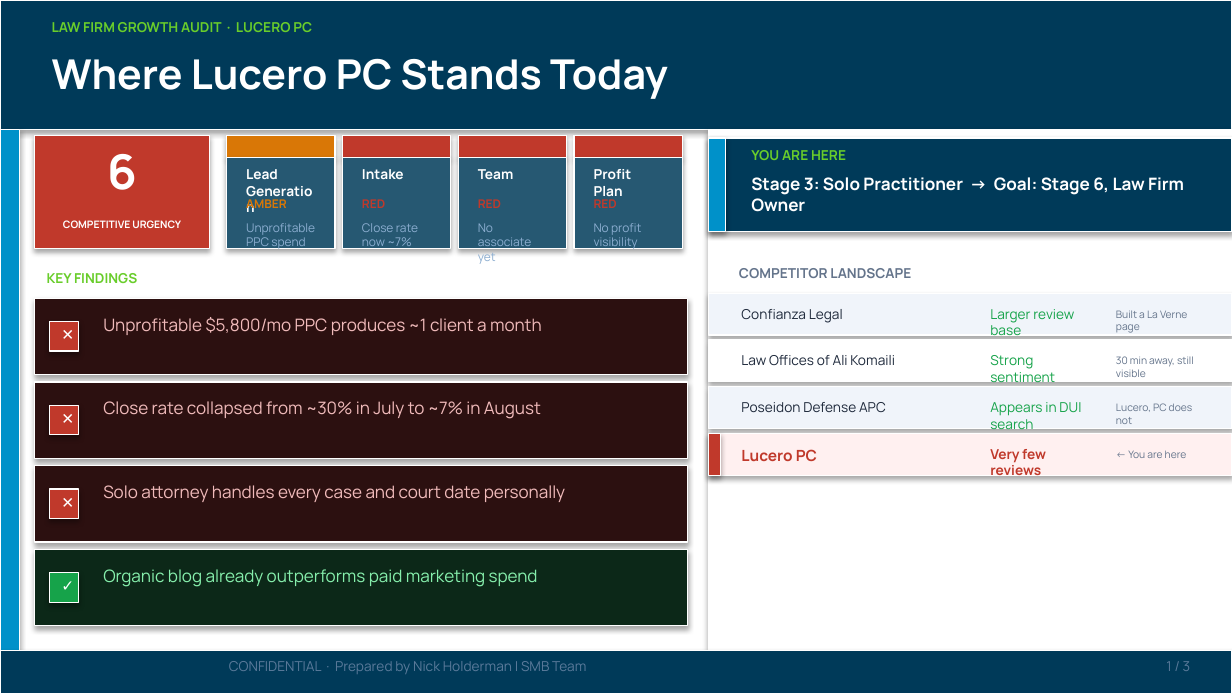
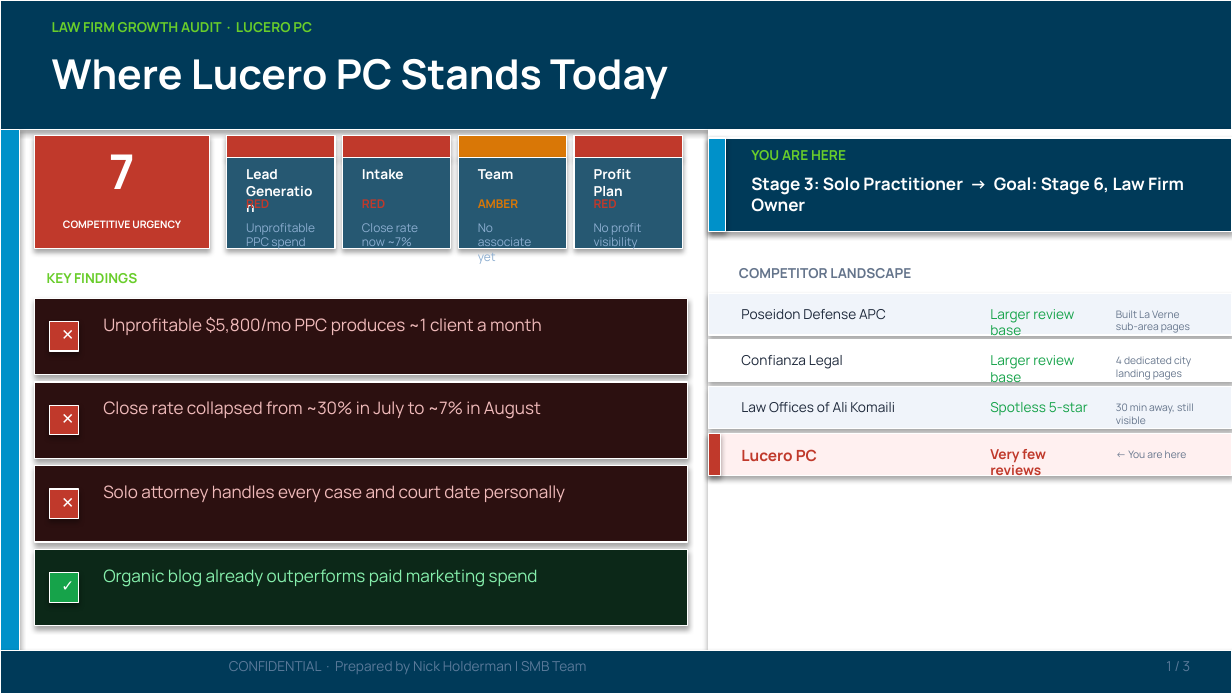
Before and after one commit to SMB-Team-Technology/workwith-smbteam, a slide deck: slide 1 of lucero/Lucero PC_August 18, 2026_Proposal.pptx. Drawn at 1232x693 pixels with LibreOffice and Linux fonts; fonts in the diff are those of the drawing. Boxes give left, top, right and bottom in pixels: in the first picture for what was removed or moved away, otherwise in the second. Text is boxed around its words. In the diff, an @@ line names an element or a change of style, - is before the commit and + after.

```diff
--- a/lucero/Lucero PC_August 18, 2026_Proposal.pptx
+++ b/lucero/Lucero PC_August 18, 2026_Proposal.pptx
@@ rectangle at (227,136,335,158): fill #D97706 to #C0392B @@
@@ rectangle at (458,136,567,158): fill #C0392B to #D97706 @@
@@ text at (109,154,135,189): text changed @@
-6
+7
@@ text at (246,199,269,212): text changed; text colour #D97706 to #C0392B @@
-AMBER
+RED
@@ text at (478,199,519,208): text changed; text colour #C0392B to #D97706 @@
-RED
+AMBER
@@ text "Poseidon Defense APC": place and size @@
-text "Poseidon Defense APC" at (741,402,886,412)
+text "Poseidon Defense APC" at (741,309,886,319)
@@ text at (1116,310,1190,333): text changed @@
-Built a La Verne page
+Built La Verne sub-area pages
@@ text at (990,355,1074,386): text changed @@
-Strong sentiment
+Larger review base
@@ text added at (1116,356,1191,380), 6 pt, text #64748B @@
+4 dedicated city landing pages
@@ text at (990,402,1088,415): text changed @@
-Appears in DUI search
+Spotless 5-star
@@ 3 texts: place and size @@
-3 texts at (741,309,1194,377)
+3 texts at (741,355,1194,424)
@@ text removed at (1116,403,1193,424) @@
-Lucero, PC does not
```
Also in this commit, not shown: 1 other file.
